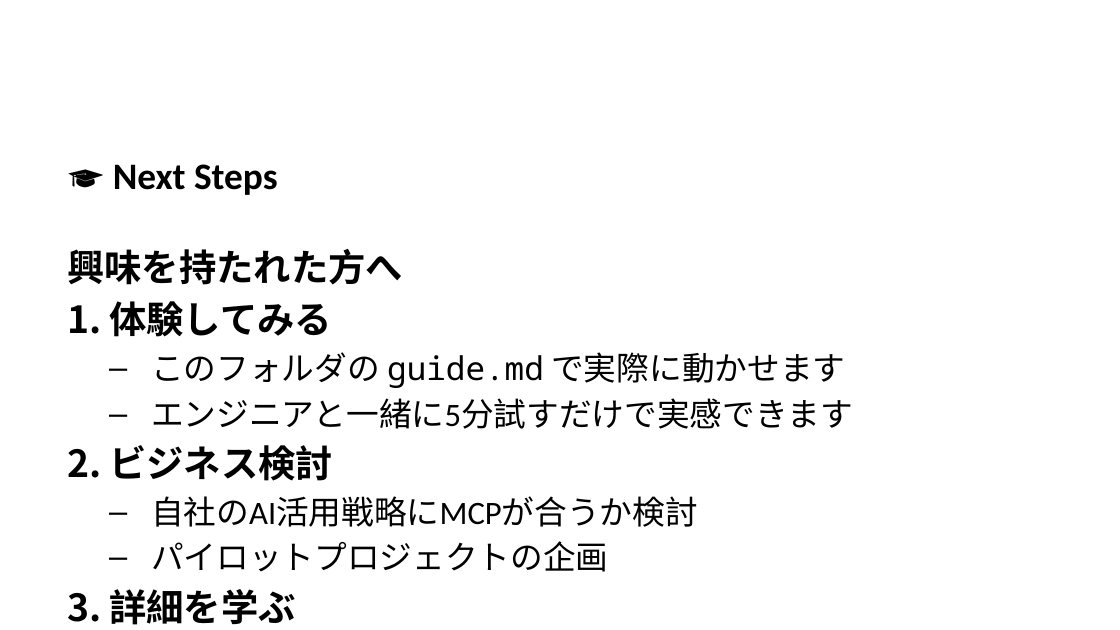
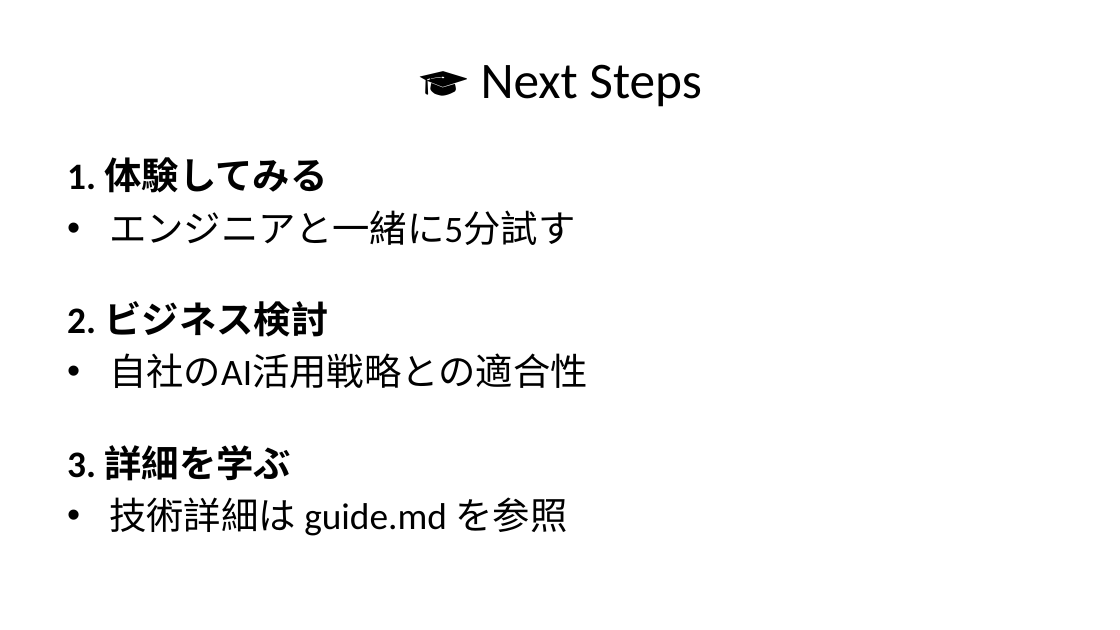
Before and after one commit to MasaoAsano/mcp-handson, a slide deck: slide 28 of chapter-01/quickguide.pptx (slide 12 before the commit). Drawn at 1120x630 pixels with LibreOffice and Linux fonts; fonts in the diff are those of the drawing. Boxes give left, top, right and bottom in pixels: in the first picture for what was removed or moved away, otherwise in the second. Text is boxed around its words. In the diff, an @@ line names an element or a change of style, - is before the commit and + after.

Commit message:
docs: Improve PowerPoint presentation layout
- Create presentation-optimized markdown (quickguide-slides.md)
- Better slide pagination with explicit breaks
- Reduced content per slide for readability
- Improved text sizing for display
- Split complex content across multiple slides

```diff
--- a/chapter-01/quickguide.pptx
+++ b/chapter-01/quickguide.pptx
@@ title added at box(481, 64, 702, 107), 33 pt, text #000000 @@
+🎓 Next Steps
@@ text at box(67, 157, 588, 536): paragraph removed @@
-  – エンジニアチームと相談
@@ text at box(67, 157, 588, 481): text changed; size 21 to 24 pt @@
-🎓 Next Steps
-興味を持たれた方へ
-1. 体験してみる
-  – このフォルダの guide.md で実際に動かせます
-  – エンジニアと一緒に5分試すだけで実感できます
-2. ビジネス検討
-  – 自社のAI活用戦略にMCPが合うか検討
-  – パイロットプロジェクトの企画
-3. 詳細を学ぶ
+1. 体験してみる
+• エンジニアと一緒に5分試す
+2. ビジネス検討
+• 自社のAI活用戦略との適合性
+3. 詳細を学ぶ
@@ text at box(109, 497, 567, 536): size 21 to 24 pt in "技術詳細は guide.md を参照"; font Noto Sans Mono to Calibri in "guide.md"; bullet – to •; list level 2 to 1 in "技術詳細は guide.md を参照" @@
```
Also in this commit, not shown: 10 other slides changed, 18 slides added, 3 slides removed, 1 other file.
